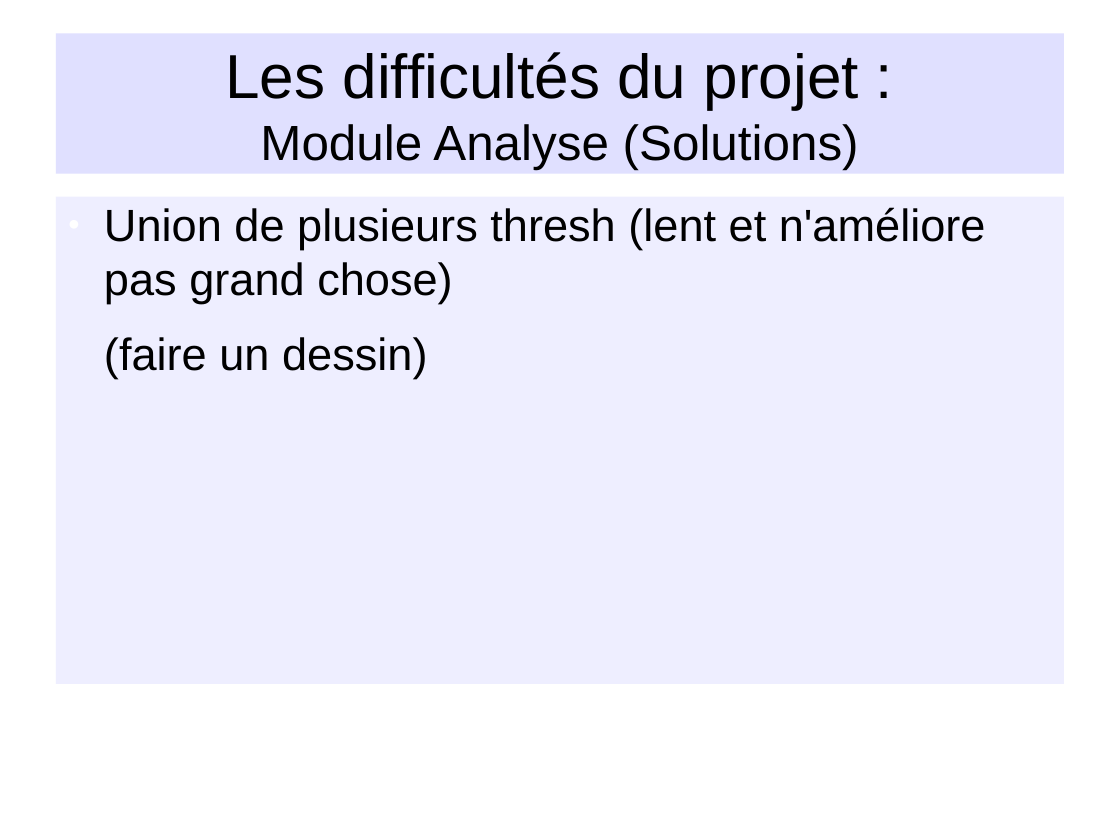
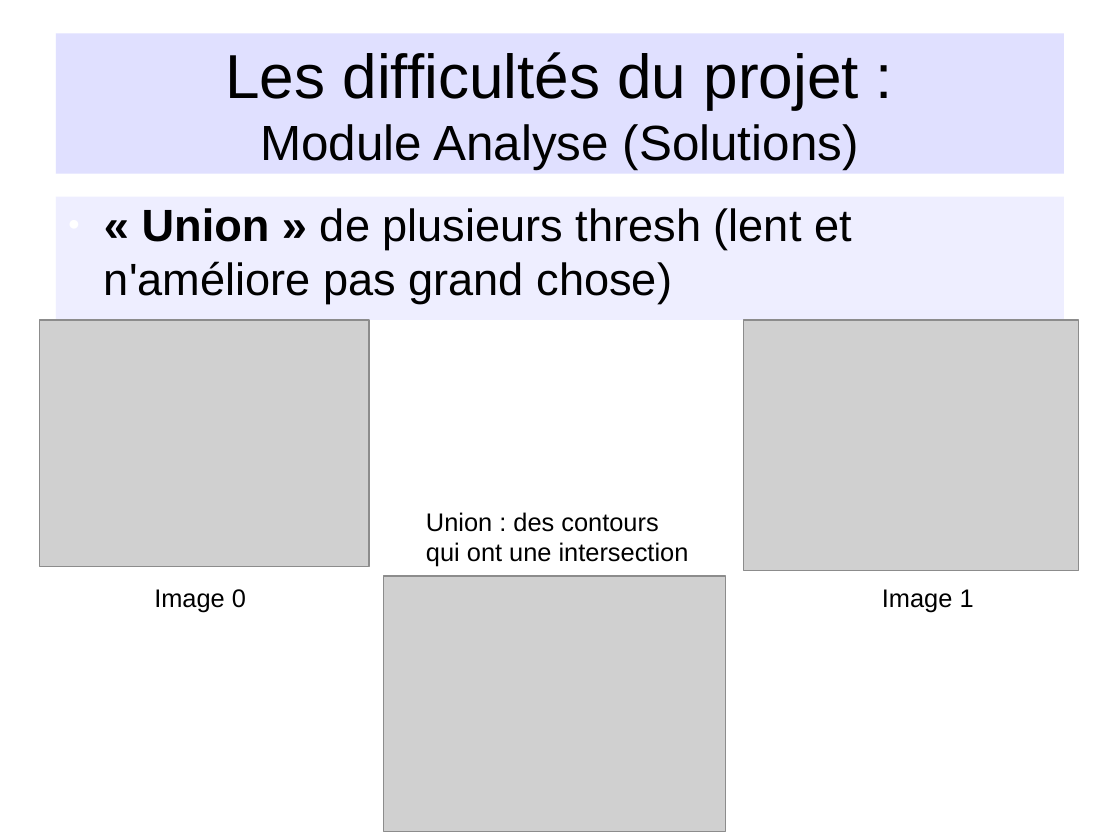
Before and after one commit to NesKaphe/nao-p7, a slide deck: slide 14 of documents/diaporama/diapo_nao.odp. Drawn at 1120x840 pixels with LibreOffice and Linux fonts; fonts in the diff are those of the drawing; grey boxes stand for pictures; background and template pictures are left out. Boxes give left, top, right and bottom in pixels: in the first picture for what was removed or moved away, otherwise in the second. Text is boxed around its words. In the diff, an @@ line names an element or a change of style, - is before the commit and + after.

```diff
--- a/documents/diaporama/diapo_nao.odp
+++ b/documents/diaporama/diapo_nao.odp
@@ text "« Union » de plusieurs ...": place and size @@
-text "« Union » de plusieurs ..." at <box>56,196,1064,684</box>
+text "« Union » de plusieurs ..." at <box>56,196,1064,319</box>
@@ text at <box>104,208,852,304</box>: text changed @@
-● Union de plusieurs thresh (lent et n'améliore pas grand chose)
-(faire un dessin)
+● « Union » de plusieurs thresh (lent et n'améliore pas grand chose)
@@ picture added at <box>40,320,369,567</box> @@
@@ picture added at <box>744,320,1078,571</box> @@
@@ text added at <box>426,512,689,567</box>, 18 pt, text #000000 @@
+Union : des contours qui ont une intersection
@@ text added at <box>154,589,246,613</box>, 18 pt, text #000000 @@
+Image 0
@@ picture added at <box>384,576,726,832</box> @@
@@ text added at <box>882,589,974,613</box>, 18 pt, text #000000 @@
+Image 1
```
Also in this commit, not shown: 6 other slides changed, 5 other files.
